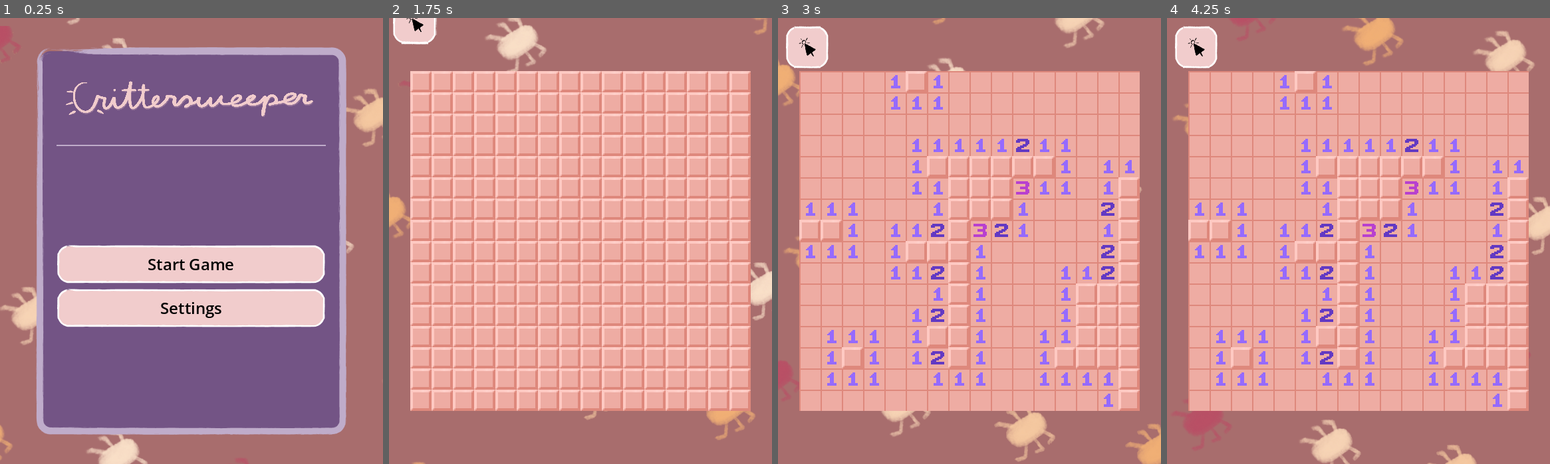
Above: before the commit, frames 1-4 (left to right).
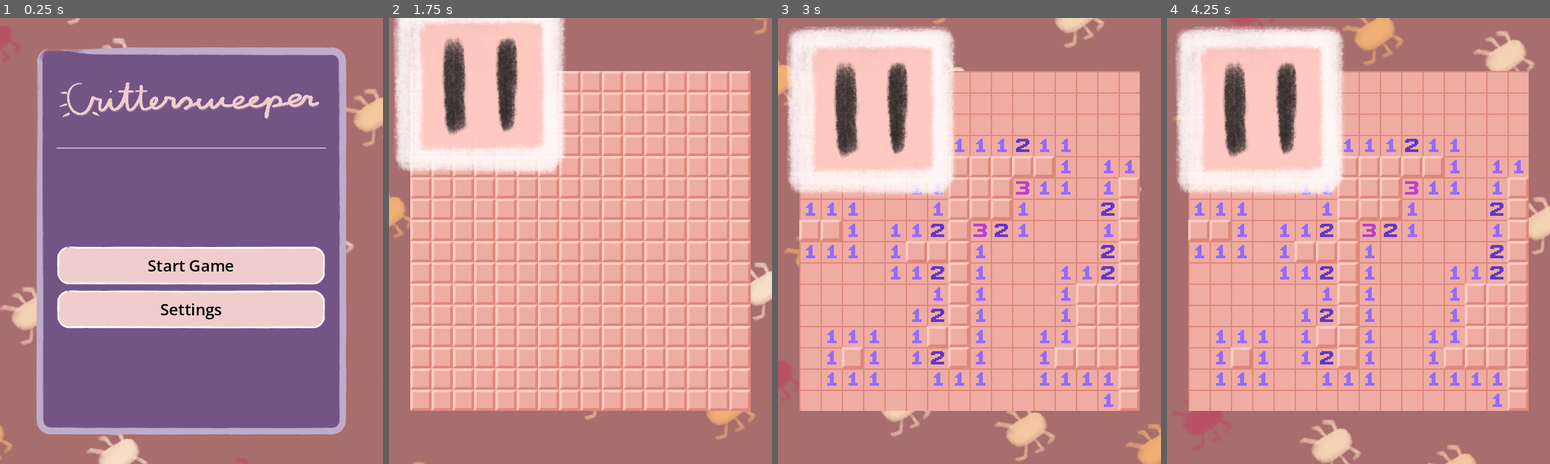
Above: after the commit, the same moments.

Repository: Somebud0180/CritterSweeper
Game: Godot game, scene res://scenes/menu.tscn
The game is run twice, just before and just after one commit, with the same random seed, the same clock (stepped at 60 frames per second) and the same inputs.
Inputs (mouse positions are in pixels of both pictures, inside the frame that each line leads up to):
- Up to frame 1 (0.25 s): no input
- Up to frame 2 (1.75 s): click "Start Game" at 0.5 s; click "Normal (16x16 Tiles)" at 1.25 s
- Up to frame 3 (3 s): tap Enter at 2 s; move the mouse to (1053, 218) at 2.02 s; hold Right 2.03-2.78 s; tap Alt at 2.1 s; click (1053, 218) at 2.17 s; move the mouse to (892, 263) at 2.77 s; hold Down from 2.78 s (still down); tap Shift at 2.85 s; click (892, 263) at 2.92 s
- Up to frame 4 (4.25 s): move the mouse to (1396, 142) at 3.52 s; release Down at 3.53 s; hold Right from 3.53 s (still down); tap Alt at 3.6 s; click (1396, 142) at 3.67 s

The runs differ from the first frame. In frame 1, 4.3% of the frame differs, in the area x 14-86%, y 14-70%; in frame 2, 14%; in frame 3, 16%; in frame 4, 16%, in the area x 2-47%, y 1-40%.

Commit message:
Added scrolling to the game grid, changed the pause button to a texture button and gave it a handdrawn texture, updated game scene filename

Diff:
--- /dev/null
+++ b/scenes/game.tscn
@@ -0,0 +1,33 @@
+[gd_scene load_steps=3 format=3 uid="uid://mgkqrayegu0x"]
+
+[ext_resource type="Theme" uid="uid://bhmyomirsk6vr" path="res://interface/menu.tres" id="1_0wfyh"]
+[ext_resource type="Script" uid="uid://cbmn8aejrmb8d" path="res://scripts/game.gd" id="1_o5qli"]
+
+[node name="Game" type="MarginContainer" node_paths=PackedStringArray("grid", "grid_aspect")]
+anchors_preset = 15
+anchor_right = 1.0
+anchor_bottom = 1.0
+grow_horizontal = 2
+grow_vertical = 2
+theme = ExtResource("1_0wfyh")
+script = ExtResource("1_o5qli")
+grid = NodePath("ScrollContainer/CenterContainer/BoardAspect/Grid")
+grid_aspect = NodePath("ScrollContainer/CenterContainer/BoardAspect")
+
+[node name="ScrollContainer" type="ScrollContainer" parent="."]
+layout_mode = 2
+horizontal_scroll_mode = 0
+
+[node name="CenterContainer" type="CenterContainer" parent="ScrollContainer"]
+layout_mode = 2
+size_flags_horizontal = 3
+size_flags_vertical = 3
+mouse_filter = 2
+
+[node name="BoardAspect" type="AspectRatioContainer" parent="ScrollContainer/CenterContainer"]
+layout_mode = 2
+size_flags_horizontal = 3
+size_flags_vertical = 3
+
+[node name="Grid" type="GridContainer" parent="ScrollContainer/CenterContainer/BoardAspect"]
+layout_mode = 2
--- a/scenes/main.tscn
+++ /dev/null
@@ -1,28 +0,0 @@
-[gd_scene load_steps=3 format=3 uid="uid://mgkqrayegu0x"]
-
-[ext_resource type="Theme" uid="uid://bhmyomirsk6vr" path="res://interface/menu.tres" id="1_0wfyh"]
-[ext_resource type="Script" uid="uid://cbmn8aejrmb8d" path="res://scripts/game.gd" id="1_o5qli"]
-
-[node name="Game" type="MarginContainer" node_paths=PackedStringArray("label", "toast", "grid", "grid_aspect")]
-anchors_preset = 15
-anchor_right = 1.0
-anchor_bottom = 1.0
-grow_horizontal = 2
-grow_vertical = 2
-theme = ExtResource("1_0wfyh")
-script = ExtResource("1_o5qli")
-label = NodePath("")
-toast = NodePath("")
-grid = NodePath("CenterContainer/BoardAspect/Grid")
-grid_aspect = NodePath("CenterContainer/BoardAspect")
-
-[node name="CenterContainer" type="CenterContainer" parent="."]
-layout_mode = 2
-size_flags_vertical = 3
-mouse_filter = 2
-
-[node name="BoardAspect" type="AspectRatioContainer" parent="CenterContainer"]
-layout_mode = 2
-
-[node name="Grid" type="GridContainer" parent="CenterContainer/BoardAspect"]
-layout_mode = 2
--- a/scenes/menu.tscn
+++ b/scenes/menu.tscn
@@ -1,16 +1,19 @@
-[gd_scene load_steps=25 format=3 uid="uid://wxiagu8uy4w4"]
+[gd_scene load_steps=28 format=3 uid="uid://wxiagu8uy4w4"]
 
 [ext_resource type="Theme" uid="uid://bhmyomirsk6vr" path="res://interface/menu.tres" id="1_yqeox"]
 [ext_resource type="Script" uid="uid://xtopgpgymqh0" path="res://scripts/menu.gd" id="2_4ytvr"]
 [ext_resource type="Texture2D" uid="uid://8mi331kcfci" path="res://interface/textures/CritterSweeper.png" id="2_vjb58"]
-[ext_resource type="PackedScene" uid="uid://mgkqrayegu0x" path="res://scenes/main.tscn" id="3_g3eks"]
+[ext_resource type="PackedScene" uid="uid://mgkqrayegu0x" path="res://scenes/game.tscn" id="3_g3eks"]
 [ext_resource type="Texture2D" uid="uid://bco4bjasej7ri" path="res://interface/textures/MusicSound.png" id="3_mhnvy"]
 [ext_resource type="Texture2D" uid="uid://rqimlliym8t8" path="res://interface/textures/UISound.png" id="4_4ytvr"]
 [ext_resource type="Script" uid="uid://cm8rqrm54087" path="res://scripts/parallax_randomizer.gd" id="4_mj5lg"]
 [ext_resource type="Texture2D" uid="uid://dpvdd4jyhas1v" path="res://assets/sprites/backgrounds/Background0.png" id="4_ufwb2"]
 [ext_resource type="Texture2D" uid="uid://bcgx7w16kxqp2" path="res://assets/sprites/foregrounds/Foreground0.png" id="5_mj5lg"]
+[ext_resource type="Texture2D" uid="uid://cp227g2cag6co" path="res://interface/textures/PauseButton/PauseButton_Norm.png" id="7_7jp70"]
 [ext_resource type="Script" uid="uid://dx1w2nxwnc5qs" path="res://scripts/pause_button.gd" id="7_mj5lg"]
 [ext_resource type="Script" uid="uid://d16hdx4moncic" path="res://scripts/back_button.gd" id="7_v86rl"]
+[ext_resource type="Texture2D" uid="uid://pe3hx6mhd57l" path="res://interface/textures/PauseButton/PauseButton_Pressed.png" id="8_mxgkd"]
+[ext_resource type="Texture2D" uid="uid://cqeavkhghepvt" path="res://interface/textures/PauseButton/PauseButton_Hover.png" id="9_g6gyw"]
 [ext_resource type="Texture2D" uid="uid://vfjnytyscp85" path="res://interface/textures/Settings_TitleCard.png" id="11_ufwb2"]
 
 [sub_resource type="LabelSettings" id="LabelSettings_70i5f"]
@@ -61,7 +64,7 @@
 tracks/3/type = "value"
 tracks/3/imported = false
 tracks/3/enabled = true
-tracks/3/path = NodePath("GameLayer/BoardMargin:visible")
+tracks/3/path = NodePath("GameLayer/GameOverlay:visible")
 tracks/3/interp = 1
 tracks/3/loop_wrap = true
 tracks/3/keys = {
@@ -97,7 +100,7 @@
 tracks/6/type = "value"
 tracks/6/imported = false
 tracks/6/enabled = true
-tracks/6/path = NodePath("GameLayer/BoardMargin:position")
+tracks/6/path = NodePath("GameLayer/GameOverlay:position")
 tracks/6/interp = 1
 tracks/6/loop_wrap = true
 tracks/6/keys = {
@@ -109,7 +112,7 @@
 tracks/7/type = "value"
 tracks/7/imported = false
 tracks/7/enabled = true
-tracks/7/path = NodePath("GameLayer/BoardMargin:scale")
+tracks/7/path = NodePath("GameLayer/GameOverlay:scale")
 tracks/7/interp = 1
 tracks/7/loop_wrap = true
 tracks/7/keys = {
@@ -239,7 +242,7 @@
 tracks/0/type = "value"
 tracks/0/imported = false
 tracks/0/enabled = true
-tracks/0/path = NodePath("GameLayer/BoardMargin:visible")
+tracks/0/path = NodePath("GameLayer/GameOverlay:visible")
 tracks/0/interp = 1
 tracks/0/loop_wrap = true
 tracks/0/keys = {
@@ -251,7 +254,7 @@
 tracks/1/type = "value"
 tracks/1/imported = false
 tracks/1/enabled = true
-tracks/1/path = NodePath("GameLayer/BoardMargin:position")
+tracks/1/path = NodePath("GameLayer/GameOverlay:position")
 tracks/1/interp = 1
 tracks/1/loop_wrap = true
 tracks/1/keys = {
@@ -263,7 +266,7 @@
 tracks/2/type = "value"
 tracks/2/imported = false
 tracks/2/enabled = true
-tracks/2/path = NodePath("GameLayer/BoardMargin:scale")
+tracks/2/path = NodePath("GameLayer/GameOverlay:scale")
 tracks/2/interp = 1
 tracks/2/loop_wrap = true
 tracks/2/keys = {
@@ -427,7 +430,7 @@
 tracks/0/type = "value"
 tracks/0/imported = false
 tracks/0/enabled = true
-tracks/0/path = NodePath("GameLayer/BoardMargin:visible")
+tracks/0/path = NodePath("GameLayer/GameOverlay:visible")
 tracks/0/interp = 1
 tracks/0/loop_wrap = true
 tracks/0/keys = {
@@ -439,7 +442,7 @@
 tracks/1/type = "value"
 tracks/1/imported = false
 tracks/1/enabled = true
-tracks/1/path = NodePath("GameLayer/BoardMargin:position")
+tracks/1/path = NodePath("GameLayer/GameOverlay:position")
 tracks/1/interp = 1
 tracks/1/loop_wrap = true
 tracks/1/keys = {
@@ -451,7 +454,7 @@
 tracks/2/type = "value"
 tracks/2/imported = false
 tracks/2/enabled = true
-tracks/2/path = NodePath("GameLayer/BoardMargin:scale")
+tracks/2/path = NodePath("GameLayer/GameOverlay:scale")
 tracks/2/interp = 1
 tracks/2/loop_wrap = true
 tracks/2/keys = {
@@ -613,15 +616,17 @@
 
 [node name="Game" parent="GameLayer" node_paths=PackedStringArray("label", "toast") instance=ExtResource("3_g3eks")]
 pivot_offset = Vector2(288, 336)
-label = NodePath("../BoardMargin/HBoxContainer/Notif Panel/Label")
-toast = NodePath("../BoardMargin/HBoxContainer/Notif Panel")
-
-[node name="BoardMargin" type="MarginContainer" parent="GameLayer"]
+size_flags_horizontal = 3
+size_flags_vertical = 3
+label = NodePath("../GameOverlay/HBoxContainer/Notif Panel/Label")
+toast = NodePath("../GameOverlay/HBoxContainer/Notif Panel")
+
+[node name="GameOverlay" type="MarginContainer" parent="GameLayer"]
 visible = false
 anchors_preset = 10
 anchor_right = 1.0
 offset_top = -96.0
-offset_bottom = -8.0
+offset_bottom = 184.0
 grow_horizontal = 2
 scale = Vector2(1.02, 1.02)
 pivot_offset = Vector2(288, 44)
@@ -633,29 +638,30 @@
 theme_override_constants/margin_right = 12
 theme_override_constants/margin_bottom = 12
 
-[node name="HBoxContainer" type="HBoxContainer" parent="GameLayer/BoardMargin"]
-custom_minimum_size = Vector2(0, 64)
+[node name="HBoxContainer" type="HBoxContainer" parent="GameLayer/GameOverlay"]
+custom_minimum_size = Vector2(0, 32)
 layout_mode = 2
 size_flags_vertical = 0
 
-[node name="PauseButton" type="Button" parent="GameLayer/BoardMargin/HBoxContainer"]
-custom_minimum_size = Vector2(64, 64)
-layout_mode = 2
-size_flags_vertical = 0
+[node name="PauseButton" type="TextureButton" parent="GameLayer/GameOverlay/HBoxContainer"]
+custom_minimum_size = Vector2(32, 32)
+layout_mode = 2
+size_flags_horizontal = 0
 mouse_default_cursor_shape = 2
-icon = ExtResource("4_4ytvr")
-icon_alignment = 1
-expand_icon = true
+texture_normal = ExtResource("7_7jp70")
+texture_pressed = ExtResource("8_mxgkd")
+texture_hover = ExtResource("9_g6gyw")
+texture_focused = ExtResource("9_g6gyw")
 script = ExtResource("7_mj5lg")
 
-[node name="Notif Panel" type="Panel" parent="GameLayer/BoardMargin/HBoxContainer"]
+[node name="Notif Panel" type="Panel" parent="GameLayer/GameOverlay/HBoxContainer"]
 visible = false
 custom_minimum_size = Vector2(0, 64)
 layout_mode = 2
 size_flags_horizontal = 3
 size_flags_vertical = 0
 
-[node name="Label" type="Label" parent="GameLayer/BoardMargin/HBoxContainer/Notif Panel"]
+[node name="Label" type="Label" parent="GameLayer/GameOverlay/HBoxContainer/Notif Panel"]
 visible = false
 layout_mode = 1
 anchors_preset = 15
@@ -694,7 +700,7 @@
 custom_minimum_size = Vector2(0, 96)
 layout_mode = 2
 texture = ExtResource("2_vjb58")
-expand_mode = 3
+expand_mode = 5
 stretch_mode = 5
 
 [node name="HSeparator" type="HSeparator" parent="MenuLayer/MainMenu/AspectRatioContainer/PanelContainer/VBoxContainer"]
@@ -787,7 +793,7 @@
 [node name="Sliders" type="VBoxContainer" parent="MenuLayer/Settings/AspectRatioContainer/PanelContainer/VBoxContainer/Button Container/VolumeContainer"]
 layout_mode = 2
 size_flags_vertical = 4
-theme_override_constants/separation = 4
+theme_override_constants/separation = 2
 alignment = 1
 
 [node name="MusicLabel" type="Label" parent="MenuLayer/Settings/AspectRatioContainer/PanelContainer/VBoxContainer/Button Container/VolumeContainer/Sliders"]
@@ -908,7 +914,7 @@
 &"": SubResource("AnimationLibrary_13sgg")
 }
 
-[connection signal="pressed" from="GameLayer/BoardMargin/HBoxContainer/PauseButton" to="GameLayer/BoardMargin/HBoxContainer/PauseButton" method="_on_pressed"]
+[connection signal="pressed" from="GameLayer/GameOverlay/HBoxContainer/PauseButton" to="GameLayer/GameOverlay/HBoxContainer/PauseButton" method="_on_pressed"]
 [connection signal="pressed" from="MenuLayer/MainMenu/AspectRatioContainer/PanelContainer/VBoxContainer/Button Container/ResumeButton" to="." method="_on_resume_button_pressed"]
 [connection signal="pressed" from="MenuLayer/MainMenu/AspectRatioContainer/PanelContainer/VBoxContainer/Button Container/StartButton" to="." method="_on_start_button_pressed"]
 [connection signal="pressed" from="MenuLayer/MainMenu/AspectRatioContainer/PanelContainer/VBoxContainer/Button Container/SettingsButton" to="." method="_on_settings_button_pressed"]
--- a/scripts/pause_button.gd
+++ b/scripts/pause_button.gd
@@ -1,4 +1,4 @@
-extends Button
+extends TextureButton
 
 func _on_pressed() -> void:
 	var main_screen = get_tree().root.get_node_or_null("MainScreen")
Binary file added: interface/textures/PauseButton/PauseButton_Hover.png
Not shown, added: interface/textures/PauseButton/PauseButton_Hover.png.import
Binary file added: interface/textures/PauseButton/PauseButton_Norm.png
Not shown, added: interface/textures/PauseButton/PauseButton_Norm.png.import
Binary file added: interface/textures/PauseButton/PauseButton_Pressed.png
Not shown, added: interface/textures/PauseButton/PauseButton_Pressed.png.import
